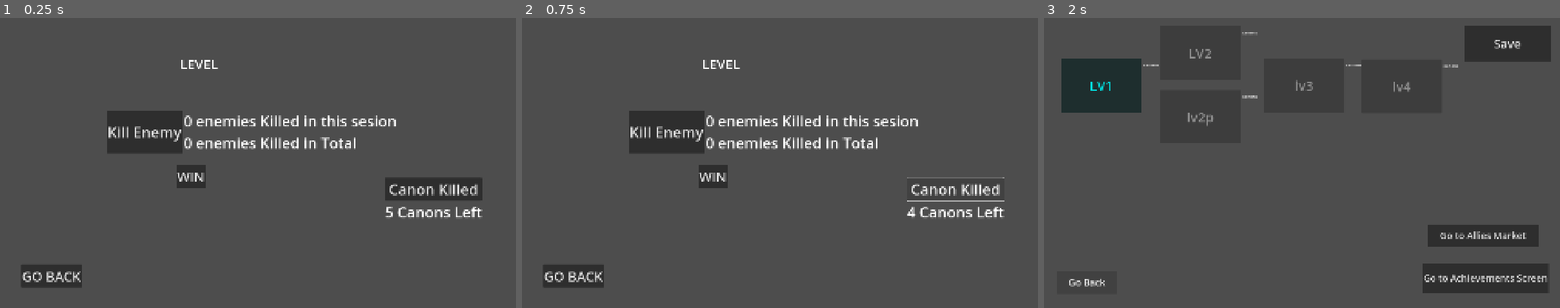
Above: before the commit, frames 1-3 (left to right).
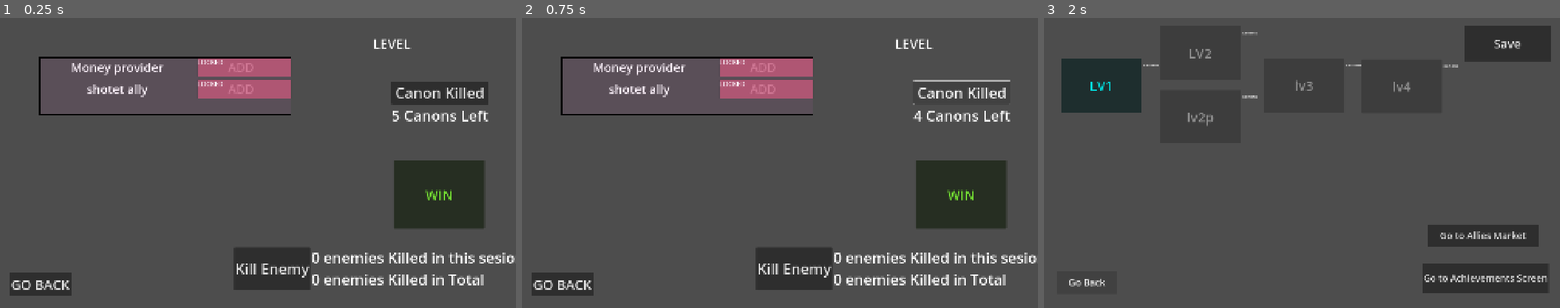
Above: after the commit, the same moments.

Repository: diablohumastudio/NvC-Data-Systems
Game: Godot game, scene res://screens/game/game.tscn
Two runs of this game, one before a commit and one after it. Both use one fixed random seed, a clock stepped at 60 frames per second and the inputs below. This scene is started directly instead of the project's main scene. The engine's default icon, where the game draws it, is replaced by a stand-in: a white triangle on a blue panel in a dark square.
Inputs:
- Up to frame 1 (0.25 s): no input
- Up to frame 2 (0.75 s): click "Canon Killed" at 0.5 s
- Up to frame 3 (2 s): click "GO BACK" at 1.25 s

The runs differ from the first frame. In frame 1, 17% of the frame differs, in the area x 1-100%, y 7-96%; in frame 2, 17%; in frame 3, nothing differs.

Commit message:
some functionality in game screen for using allies that have been unlocked

Diff:
--- a/global_systems/user_data_system/user_data_system.gd
+++ b/global_systems/user_data_system/user_data_system.gd
@@ -2,7 +2,7 @@
 
 signal current_user_changed()
 
-enum PROPERTIES {USERS_CREDENTIALS, USER_NAME, UD_LEVELS, ACHIEVEMENTS, ENEMIES_KILLED, UD_ACHIEVEMENTS}
+enum PROPERTIES {USERS_CREDENTIALS, USER_NAME, UD_LEVELS, ACHIEVEMENTS, ENEMIES_KILLED, UD_ACHIEVEMENTS, ALLIES}
 
 const _USERS_CREDENTIALS_FILE_PATH : String = "user://users.tres"
 const _USER_FILE_BASE: String = "user://"
@@ -90,6 +90,8 @@
 			return current_user_data.stats.total_enemies_killed
 		PROPERTIES.UD_ACHIEVEMENTS:
 			return current_user_data.ud_achievements
+		PROPERTIES.ALLIES:
+			return current_user_data.allies_inventory.ud_allies
 
 func listen_property(property: PROPERTIES, callback: Callable):
 		match property:
--- /dev/null
+++ b/screens/game/allies_hud/allies_hud.gd
@@ -0,0 +1,9 @@
+extends MarginContainer
+
+func _ready() -> void:
+	for child in %AlliesAdderContainer.get_children():
+		child.queue_free()
+	for ally in DataFilesLoader.get_allies_from_res_files():
+		var new_ally_adder: AllyAdder = load("res://screens/game/allies_hud/ally_adder/ally_adder.tscn").instantiate()
+		new_ally_adder.ally = ally
+		%AlliesAdderContainer.add_child(new_ally_adder)
--- /dev/null
+++ b/screens/game/allies_hud/allies_hud.tscn
@@ -0,0 +1,29 @@
+[gd_scene load_steps=4 format=3 uid="uid://d257caaopmpke"]
+
+[ext_resource type="PackedScene" uid="uid://cemqvgdd647jr" path="res://screens/game/allies_hud/ally_adder/ally_adder.tscn" id="1_chdci"]
+[ext_resource type="Script" uid="uid://cvjkwsih63o1h" path="res://screens/game/allies_hud/allies_hud.gd" id="1_fcbbd"]
+
+[sub_resource type="StyleBoxFlat" id="StyleBoxFlat_fcbbd"]
+bg_color = Color(0.847059, 0.411765, 0.784314, 0.0941176)
+border_width_left = 5
+border_width_top = 5
+border_width_right = 5
+border_width_bottom = 5
+border_color = Color(0, 0, 0, 1)
+
+[node name="Allies HUD" type="MarginContainer"]
+offset_right = 940.0
+offset_bottom = 71.0
+script = ExtResource("1_fcbbd")
+
+[node name="AlliesAdderContainer" type="VBoxContainer" parent="."]
+unique_name_in_owner = true
+layout_mode = 2
+
+[node name="AllyAdder" parent="AlliesAdderContainer" instance=ExtResource("1_chdci")]
+layout_mode = 2
+
+[node name="ColorRect" type="Label" parent="."]
+layout_mode = 2
+size_flags_vertical = 1
+theme_override_styles/normal = SubResource("StyleBoxFlat_fcbbd")
--- /dev/null
+++ b/screens/game/allies_hud/ally_adder/added_ally/added_ally.gd
@@ -0,0 +1,15 @@
+class_name AddedAlly extends HBoxContainer
+
+var ally: Ally: set = _set_ally
+var level: int = 1
+
+func _set_ally(new_value:Ally):
+	ally = new_value
+	_update_label()
+	%UpgradeBtn.disabled = true if level <= ally.ud_ally.level else false
+
+func _on_upgrade_btn_pressed() -> void:
+	level += 1
+
+func _update_label() -> void:
+	%Label.text = ally.ally_name + " in level: " + str(level)
--- /dev/null
+++ b/screens/game/allies_hud/ally_adder/added_ally/added_ally.tscn
@@ -0,0 +1,29 @@
+[gd_scene load_steps=3 format=3 uid="uid://bov0t27q4siqx"]
+
+[ext_resource type="Script" uid="uid://dq04jlo0j5v1e" path="res://screens/game/allies_hud/ally_adder/added_ally/added_ally.gd" id="1_moaca"]
+
+[sub_resource type="StyleBoxFlat" id="StyleBoxFlat_jai8t"]
+bg_color = Color(0.6, 0.6, 0.945098, 1)
+border_width_bottom = 5
+border_color = Color(0, 0, 0, 1)
+
+[node name="AddedAlly" type="HBoxContainer"]
+script = ExtResource("1_moaca")
+
+[node name="Label" type="Label" parent="."]
+unique_name_in_owner = true
+layout_mode = 2
+size_flags_horizontal = 3
+size_flags_vertical = 1
+theme_override_font_sizes/font_size = 45
+theme_override_styles/normal = SubResource("StyleBoxFlat_jai8t")
+text = "ShooterAlly Lvl 1"
+horizontal_alignment = 1
+
+[node name="UpgradeBtn" type="Button" parent="."]
+unique_name_in_owner = true
+layout_mode = 2
+theme_override_font_sizes/font_size = 45
+text = "UPGRADE"
+
+[connection signal="pressed" from="UpgradeBtn" to="." method="_on_upgrade_btn_pressed"]
--- /dev/null
+++ b/screens/game/allies_hud/ally_adder/ally_adder.gd
@@ -0,0 +1,18 @@
+class_name AllyAdder extends VBoxContainer
+
+var ally: Ally: set = _set_ally
+
+func _ready() -> void:
+	for child in %AlliesContainer.get_children():
+		child.queue_free()
+
+func _set_ally(new_value: Ally) -> void:
+	ally = new_value
+	%AllyTitle.text = ally.ally_name
+	%AddAllyBtn.disabled = true if ally.ud_ally.locked else false
+	%AddAllyBtnLockedBanner.visible = true if ally.ud_ally.locked else false
+
+func _on_add_ally_btn_pressed() -> void:
+	var new_added_ally: AddedAlly = load("res://screens/game/allies_hud/ally_adder/added_ally/added_ally.tscn").instantiate()
+	new_added_ally.ally = ally
+	%AlliesContainer.add_child(new_added_ally)
--- /dev/null
+++ b/screens/game/allies_hud/ally_adder/ally_adder.tscn
@@ -0,0 +1,57 @@
+[gd_scene load_steps=3 format=3 uid="uid://cemqvgdd647jr"]
+
+[ext_resource type="Script" uid="uid://cbhrrjwsvqwhe" path="res://screens/game/allies_hud/ally_adder/ally_adder.gd" id="1_jai8t"]
+[ext_resource type="PackedScene" uid="uid://bov0t27q4siqx" path="res://screens/game/allies_hud/ally_adder/added_ally/added_ally.tscn" id="2_kili1"]
+
+[node name="AllyAdder" type="VBoxContainer"]
+offset_right = 1064.0
+offset_bottom = 213.0
+script = ExtResource("1_jai8t")
+
+[node name="HBoxContainer" type="HBoxContainer" parent="."]
+layout_mode = 2
+
+[node name="AllyTitle" type="Label" parent="HBoxContainer"]
+unique_name_in_owner = true
+layout_mode = 2
+size_flags_horizontal = 3
+theme_override_font_sizes/font_size = 45
+text = "Shooter ally"
+horizontal_alignment = 1
+
+[node name="AddAllyContainer" type="CenterContainer" parent="HBoxContainer"]
+layout_mode = 2
+
+[node name="AddAllyBtn" type="Button" parent="HBoxContainer/AddAllyContainer"]
+unique_name_in_owner = true
+custom_minimum_size = Vector2(350, 0)
+layout_mode = 2
+theme_override_font_sizes/font_size = 45
+text = "ADD  "
+
+[node name="AddAllyBtnLockedBanner" type="ColorRect" parent="HBoxContainer/AddAllyContainer/AddAllyBtn"]
+unique_name_in_owner = true
+custom_minimum_size = Vector2(350, 0)
+layout_mode = 1
+anchors_preset = 15
+anchor_right = 1.0
+anchor_bottom = 1.0
+grow_horizontal = 2
+grow_vertical = 2
+color = Color(1, 0.403922, 0.556863, 0.564706)
+
+[node name="Label" type="Label" parent="HBoxContainer/AddAllyContainer/AddAllyBtn/AddAllyBtnLockedBanner"]
+layout_mode = 1
+offset_right = 175.0
+offset_bottom = 63.0
+theme_override_font_sizes/font_size = 25
+text = "LOCKED"
+
+[node name="AlliesContainer" type="VBoxContainer" parent="."]
+unique_name_in_owner = true
+layout_mode = 2
+
+[node name="AddedAlly" parent="AlliesContainer" instance=ExtResource("2_kili1")]
+layout_mode = 2
+
+[connection signal="pressed" from="HBoxContainer/AddAllyContainer/AddAllyBtn" to="." method="_on_add_ally_btn_pressed"]
--- a/screens/game/game.tscn
+++ b/screens/game/game.tscn
@@ -1,6 +1,7 @@
-[gd_scene load_steps=2 format=3 uid="uid://c2b4jldseu5vs"]
+[gd_scene load_steps=3 format=3 uid="uid://c2b4jldseu5vs"]
 
 [ext_resource type="Script" uid="uid://bvalrtinik0vd" path="res://screens/game/game.gd" id="1_eyx8b"]
+[ext_resource type="PackedScene" uid="uid://d257caaopmpke" path="res://screens/game/allies_hud/allies_hud.tscn" id="2_khowf"]
 
 [node name="Game" type="Control"]
 layout_mode = 3
@@ -11,40 +12,57 @@
 grow_vertical = 2
 script = ExtResource("1_eyx8b")
 
+[node name="LevelNamePresenter" type="Label" parent="."]
+unique_name_in_owner = true
+layout_mode = 0
+offset_left = 1386.0
+offset_top = 58.0
+offset_right = 1527.0
+offset_bottom = 127.0
+theme_override_font_sizes/font_size = 50
+text = "LEVEL"
+
+[node name="Allies HUD" parent="." instance=ExtResource("2_khowf")]
+layout_mode = 0
+offset_left = 143.0
+offset_top = 146.0
+offset_right = 1083.0
+offset_bottom = 364.0
+
+[node name="CanonHUD" type="VBoxContainer" parent="."]
+layout_mode = 0
+offset_left = 1456.0
+offset_top = 234.0
+offset_right = 1815.0
+offset_bottom = 398.0
+
+[node name="CanonKilledBtn" type="Button" parent="CanonHUD"]
+layout_mode = 2
+theme_override_font_sizes/font_size = 55
+text = "Canon Killed"
+
+[node name="CanonsLeft" type="Label" parent="CanonHUD"]
+unique_name_in_owner = true
+layout_mode = 2
+theme_override_font_sizes/font_size = 55
+text = "5 Canons Left"
+
 [node name="WinBtn" type="Button" parent="."]
+modulate = Color(0.517647, 1, 0.227451, 1)
 layout_mode = 0
-offset_left = 654.0
-offset_top = 546.0
-offset_right = 764.0
-offset_bottom = 633.0
+offset_left = 1464.0
+offset_top = 528.0
+offset_right = 1802.0
+offset_bottom = 784.0
 theme_override_font_sizes/font_size = 50
 text = "WIN"
 
-[node name="GoBackBtn" type="Button" parent="."]
-layout_mode = 0
-offset_left = 77.0
-offset_top = 917.0
-offset_right = 304.0
-offset_bottom = 1003.0
-theme_override_font_sizes/font_size = 50
-text = "GO BACK"
-
-[node name="LevelNamePresenter" type="Label" parent="."]
-unique_name_in_owner = true
-layout_mode = 0
-offset_left = 669.0
-offset_top = 135.0
-offset_right = 937.0
-offset_bottom = 316.0
-theme_override_font_sizes/font_size = 50
-text = "LEVEL"
-
 [node name="KilledEnemiesHUD" type="HBoxContainer" parent="."]
 layout_mode = 0
-offset_left = 395.0
-offset_top = 345.0
-offset_right = 1113.0
-offset_bottom = 429.0
+offset_left = 870.0
+offset_top = 853.0
+offset_right = 1805.0
+offset_bottom = 1009.0
 
 [node name="KillEnemyBtn" type="Button" parent="KilledEnemiesHUD"]
 layout_mode = 2
@@ -66,25 +84,16 @@
 theme_override_font_sizes/font_size = 55
 text = "0 enemies Killed in Total"
 
-[node name="CanonHUD" type="VBoxContainer" parent="."]
+[node name="GoBackBtn" type="Button" parent="."]
 layout_mode = 0
-offset_left = 1432.0
-offset_top = 594.0
-offset_right = 1791.0
-offset_bottom = 758.0
+offset_left = 36.0
+offset_top = 948.0
+offset_right = 263.0
+offset_bottom = 1034.0
+theme_override_font_sizes/font_size = 50
+text = "GO BACK"
 
-[node name="CanonKilledBtn" type="Button" parent="CanonHUD"]
-layout_mode = 2
-theme_override_font_sizes/font_size = 55
-text = "Canon Killed"
-
-[node name="CanonsLeft" type="Label" parent="CanonHUD"]
-unique_name_in_owner = true
-layout_mode = 2
-theme_override_font_sizes/font_size = 55
-text = "5 Canons Left"
-
+[connection signal="pressed" from="CanonHUD/CanonKilledBtn" to="." method="_on_canon_killed_btn_pressed"]
 [connection signal="pressed" from="WinBtn" to="." method="_on_win_btn_pressed"]
+[connection signal="pressed" from="KilledEnemiesHUD/KillEnemyBtn" to="." method="_on_kill_enemy_btn_pressed"]
 [connection signal="pressed" from="GoBackBtn" to="." method="_on_go_back_btn_pressed"]
-[connection signal="pressed" from="KilledEnemiesHUD/KillEnemyBtn" to="." method="_on_kill_enemy_btn_pressed"]
-[connection signal="pressed" from="CanonHUD/CanonKilledBtn" to="." method="_on_canon_killed_btn_pressed"]
Not shown, added: screens/game/allies_hud/allies_hud.gd.uid
Not shown, added: screens/game/allies_hud/ally_adder/added_ally/added_ally.gd.uid
Not shown, added: screens/game/allies_hud/ally_adder/ally_adder.gd.uid
